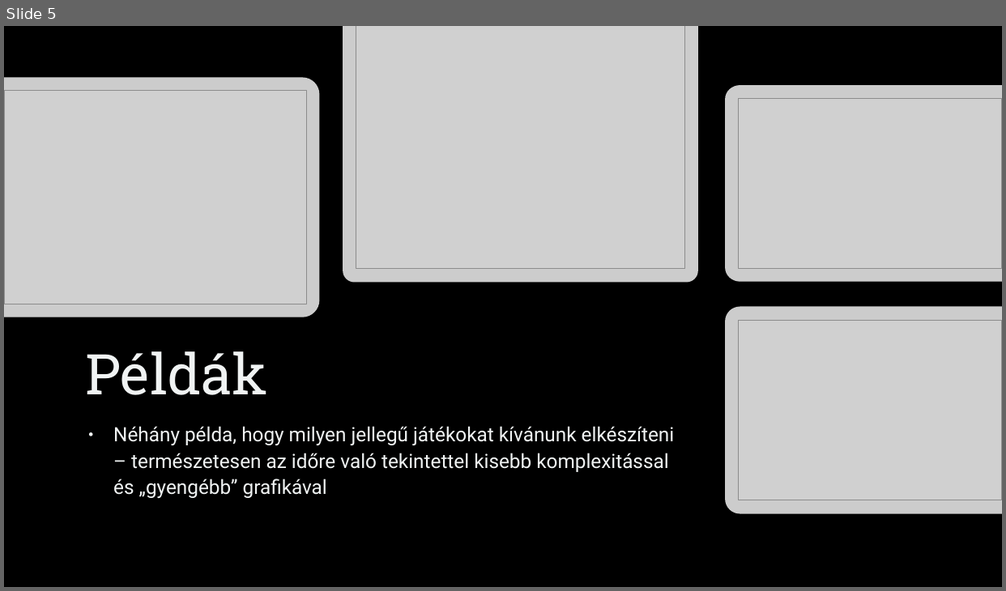
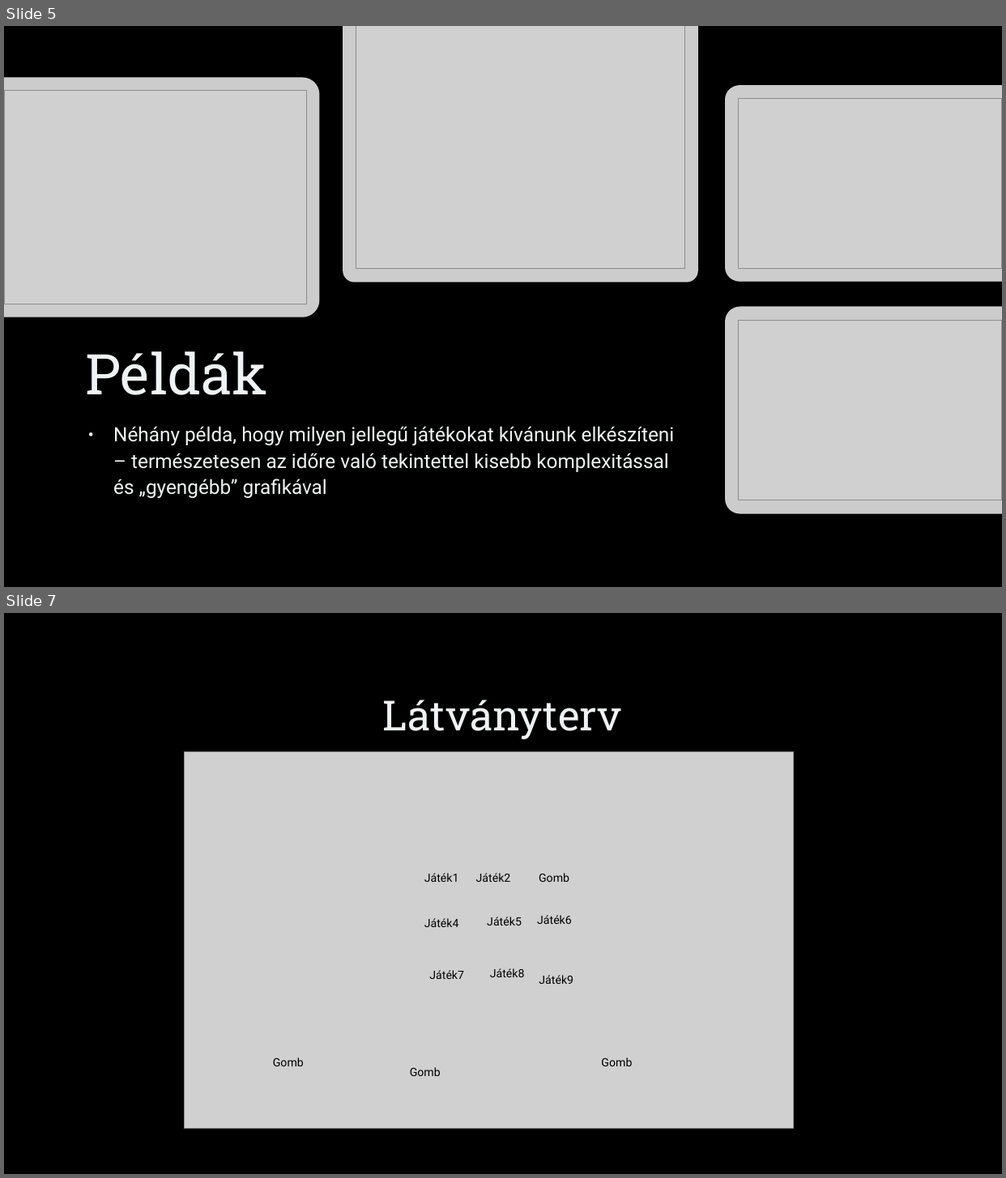
Before and after one commit to OraveczAdam/Arcade-Game, a slide deck: Arcade Machine Mania.pptx. Shown one above the other, each under a label of ours: slide 5 before the commit, slides 5 and 7 after it; the slides between them are not shown. The pictures are 1006x591 and 1006x1178 pixels, drawn with LibreOffice and Linux fonts; fonts in the diff are those of the drawing; grey boxes stand for pictures; background and template pictures are left out. Boxes give left, top, right and bottom in pixels: in the first picture for what was removed or moved away, otherwise in the second. Text is boxed around its words. In the diff, an @@ line names an element or a change of style, - is before the commit and + after.

```diff
--- a/Arcade Machine Mania.pptx
+++ b/Arcade Machine Mania.pptx
@@ slide 7 added at (4, 613, 1002, 1174), background picture (left out) @@
@@ title added at (383, 700, 622, 739), 40 pt, text #F0F3F3 @@
+Látványterv
@@ picture added at (184, 752, 793, 1129) @@
@@ text added at (424, 873, 459, 882), 11 pt, text #000000 @@
+Játék1
@@ text added at (476, 873, 511, 882), 11 pt, text #000000 @@
+Játék2
@@ text added at (539, 873, 569, 882), 11 pt, text #000000 @@
+Gomb
@@ text added at (424, 918, 459, 927), 11 pt, text #000000 @@
+Játék4
@@ text added at (487, 917, 522, 926), 11 pt, text #000000 @@
+Játék5
@@ text added at (537, 915, 572, 924), 11 pt, text #000000 @@
+Játék6
@@ text added at (429, 970, 464, 979), 11 pt, text #000000 @@
+Játék7
@@ text added at (490, 969, 525, 977), 11 pt, text #000000 @@
+Játék8
@@ text added at (539, 975, 573, 984), 11 pt, text #000000 @@
+Játék9
@@ text added at (273, 1058, 304, 1067), 11 pt, text #000000 @@
+Gomb
@@ text added at (410, 1067, 441, 1076), 11 pt, text #000000 @@
+Gomb
@@ text added at (601, 1058, 632, 1067), 11 pt, text #000000 @@
+Gomb
```
Also in this commit, not shown: 1 slide changed, 1 other slide added, 1 slide removed.
